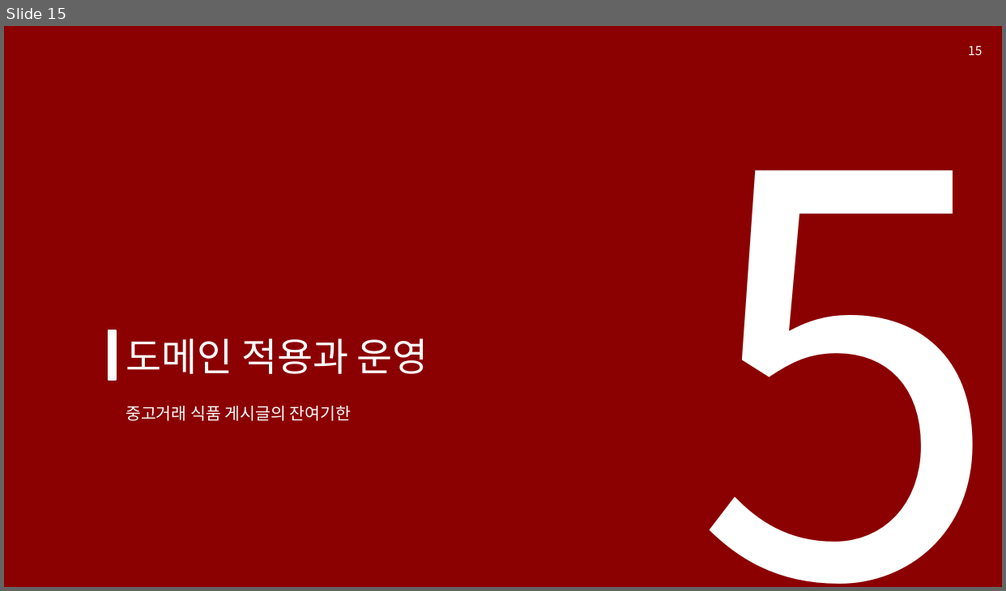
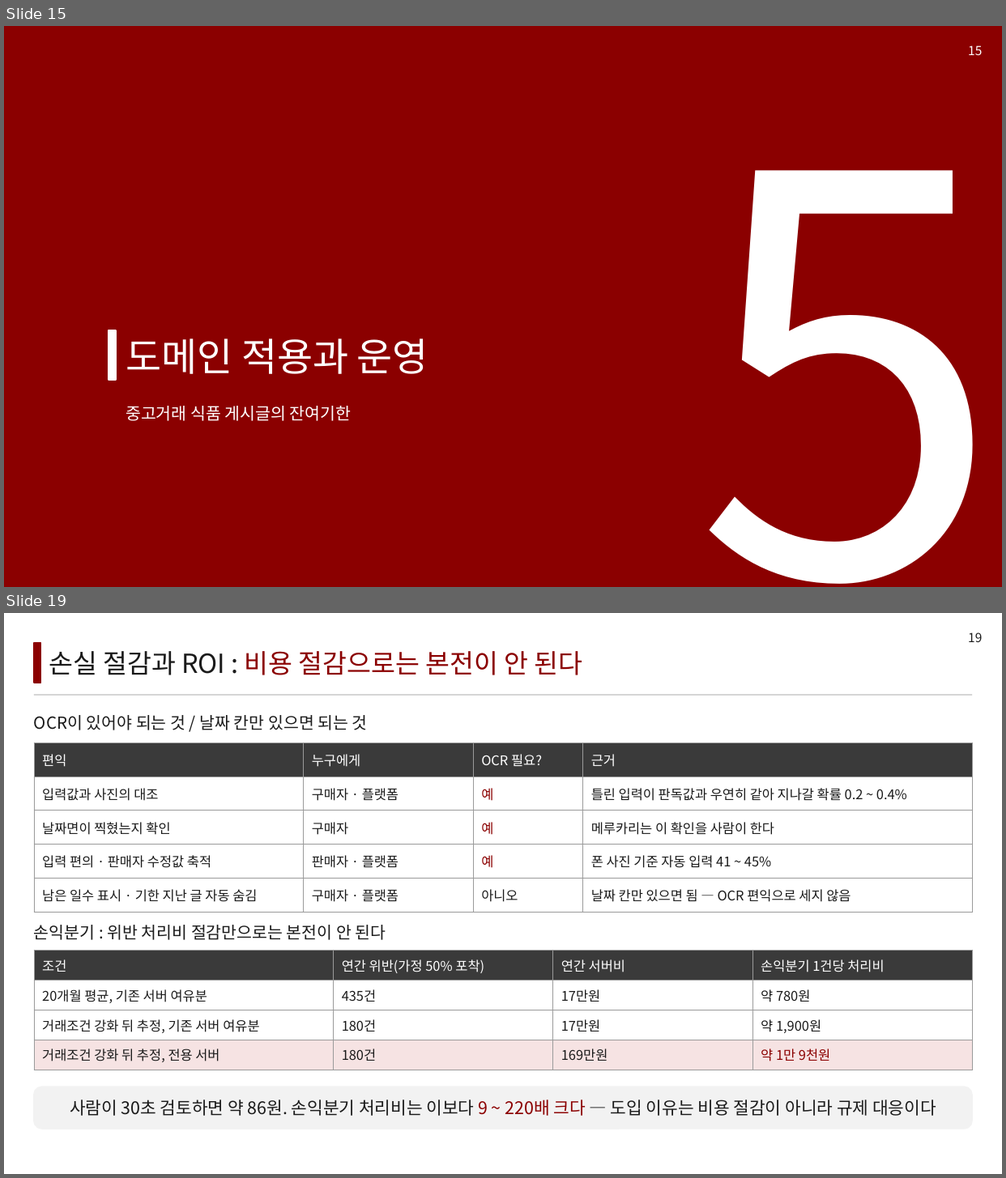
Before and after one commit to LEEbyeongchul/itda3-CODE-subway, a slide deck: 발표/[CODE]_서브웨이_본선발표.pptx. Shown one above the other, each under a label of ours: slide 15 before the commit, slides 15 and 19 after it; the slides between them are not shown. The pictures are 1006x591 and 1006x1178 pixels, drawn with LibreOffice and Linux fonts; fonts in the diff are those of the drawing. Boxes give left, top, right and bottom in pixels: in the first picture for what was removed or moved away, otherwise in the second. Text is boxed around its words. In the diff, an @@ line names an element or a change of style, - is before the commit and + after.

```diff
--- a/발표/[CODE]_서브웨이_본선발표.pptx
+++ b/발표/[CODE]_서브웨이_본선발표.pptx
@@ slide 19 added at [4, 613, 1002, 1174], background #FFFFFF @@
@@ text added at [968, 632, 982, 642], 9 pt, text #1A1A1A @@
+19
@@ rectangle added at [34, 643, 41, 683], fill #8B0000, outline #8B0000 1 pt @@
@@ text added at [49, 651, 582, 675], 19 pt, text #8B0000 @@
+손실 절감과 ROI : 비용 절감으로는 본전이 안 된다
@@ line added from (34, 695) to (972, 695), #BFBFBF 0.75 pt @@
@@ text added at [34, 715, 368, 730], 12 pt, text #1A1A1A @@
+OCR이 있어야 되는 것 / 날짜 칸만 있으면 되는 것
@@ table added at [34, 743, 972, 905], 5 rows, 4 columns @@
+편익 | 누구에게 | OCR 필요? | 근거
+입력값과 사진의 대조 | 구매자 · 플랫폼 | 예 | 틀린 입력이 판독값과 우연히 같아 지나갈 확률 0.2 ~ 0.4%
+날짜면이 찍혔는지 확인 | 구매자 | 예 | 메루카리는 이 확인을 사람이 한다
+입력 편의 · 판매자 수정값 축적 | 판매자 · 플랫폼 | 예 | 폰 사진 기준 자동 입력 41 ~ 45%
+남은 일수 표시 · 기한 지난 글 자동 숨김 | 구매자 · 플랫폼 | 아니오 | 날짜 칸만 있으면 됨 — OCR 편익으로 세지 않음
@@ text added at [34, 925, 386, 940], 12 pt, text #1A1A1A @@
+손익분기 : 위반 처리비 절감만으로는 본전이 안 된다
@@ table added at [34, 950, 972, 1066], 4 rows, 4 columns @@
+조건 | 연간 위반(가정 50% 포착) | 연간 서버비 | 손익분기 1건당 처리비
+20개월 평균, 기존 서버 여유분 | 435건 | 17만원 | 약 780원
+거래조건 강화 뒤 추정, 기존 서버 여유분 | 180건 | 17만원 | 약 1,900원
+거래조건 강화 뒤 추정, 전용 서버 | 180건 | 169만원 | 약 1만 9천원
@@ rounded rectangle added at [34, 1087, 972, 1129], fill #F2F2F2, outline #F2F2F2 1 pt @@
@@ text added at [70, 1100, 936, 1116], 12.5 pt, text #1A1A1A @@
+사람이 30초 검토하면 약 86원. 손익분기 처리비는 이보다 9 ~ 220배 크다 — 도입 이유는 비용 절감이 아니라 규제 대응이다
```
Also in this commit, not shown: 11 slides changed, 1 other slide added, 3 other files.
